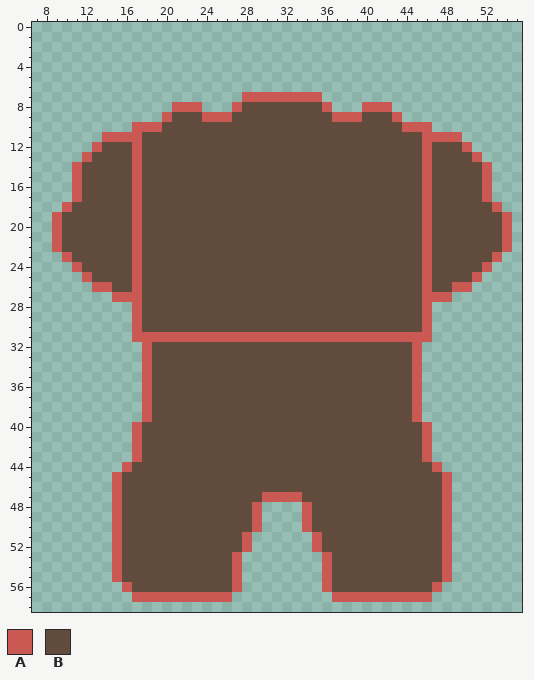
A pixel-art file gets an edit: Sprites/Icon_Items/steel_armor.ase. This is how it looked before the edit.
64x64 pixels, 1 frame. Shown: x 7..55, y 0..58.
Palette (. is transparent): A #ca5954  B #604b3d
Pixels before (only the part around the change), first column x 7:
 0 .................................................
 1 .................................................
 2 .................................................
 3 .................................................
 4 .................................................
 5 .................................................
 6 .................................................
 7 .....................AAAAAAAA....................
 8 ..............AAA...ABBBBBBBBA...AAA.............
 9 .............ABBBAAABBBBBBBBBBAAABBBA............
10 ..........AAABBBBBBBBBBBBBBBBBBBBBBBBAAA.........
11 .......AAAABBBBBBBBBBBBBBBBBBBBBBBBBBBBAAAA......
12 ......ABBBABBBBBBBBBBBBBBBBBBBBBBBBBBBBABBBA.....
13 .....ABBBBABBBBBBBBBBBBBBBBBBBBBBBBBBBBABBBBA....
14 ....ABBBBBABBBBBBBBBBBBBBBBBBBBBBBBBBBBABBBBBA...
15 ....ABBBBBABBBBBBBBBBBBBBBBBBBBBBBBBBBBABBBBBA...
16 ....ABBBBBABBBBBBBBBBBBBBBBBBBBBBBBBBBBABBBBBA...
17 ....ABBBBBABBBBBBBBBBBBBBBBBBBBBBBBBBBBABBBBBA...
18 ...ABBBBBBABBBBBBBBBBBBBBBBBBBBBBBBBBBBABBBBBBA..
19 ..ABBBBBBBABBBBBBBBBBBBBBBBBBBBBBBBBBBBABBBBBBBA.
20 ..ABBBBBBBABBBBBBBBBBBBBBBBBBBBBBBBBBBBABBBBBBBA.
21 ..ABBBBBBBABBBBBBBBBBBBBBBBBBBBBBBBBBBBABBBBBBBA.
22 ..ABBBBBBBABBBBBBBBBBBBBBBBBBBBBBBBBBBBABBBBBBBA.
23 ...ABBBBBBABBBBBBBBBBBBBBBBBBBBBBBBBBBBABBBBBBA..
24 ....ABBBBBABBBBBBBBBBBBBBBBBBBBBBBBBBBBABBBBBA...
25 .....ABBBBABBBBBBBBBBBBBBBBBBBBBBBBBBBBABBBBA....
26 ......AABBABBBBBBBBBBBBBBBBBBBBBBBBBBBBABBAA.....
27 ........AAABBBBBBBBBBBBBBBBBBBBBBBBBBBBAAA.......
28 ..........ABBBBBBBBBBBBBBBBBBBBBBBBBBBBA.........
29 ..........ABBBBBBBBBBBBBBBBBBBBBBBBBBBBA.........
30 ..........ABBBBBBBBBBBBBBBBBBBBBBBBBBBBA.........
31 ..........AAAAAAAAAAAAAAAAAAAAAAAAAAAAAA.........
32 ...........ABBBBBBBBBBBBBBBBBBBBBBBBBBA..........
33 ...........ABBBBBBBBBBBBBBBBBBBBBBBBBBA..........
34 ...........ABBBBBBBBBBBBBBBBBBBBBBBBBBA..........
35 ...........ABBBBBBBBBBBBBBBBBBBBBBBBBBA..........
36 ...........ABBBBBBBBBBBBBBBBBBBBBBBBBBA..........
37 ...........ABBBBBBBBBBBBBBBBBBBBBBBBBBA..........
38 ...........ABBBBBBBBBBBBBBBBBBBBBBBBBBA..........
39 ...........ABBBBBBBBBBBBBBBBBBBBBBBBBBA..........
40 ..........ABBBBBBBBBBBBBBBBBBBBBBBBBBBBA.........
41 ..........ABBBBBBBBBBBBBBBBBBBBBBBBBBBBA.........
42 ..........ABBBBBBBBBBBBBBBBBBBBBBBBBBBBA.........
43 ..........ABBBBBBBBBBBBBBBBBBBBBBBBBBBBA.........
44 .........ABBBBBBBBBBBBBBBBBBBBBBBBBBBBBBA........
45 ........ABBBBBBBBBBBBBBBBBBBBBBBBBBBBBBBBA.......
46 ........ABBBBBBBBBBBBBBBBBBBBBBBBBBBBBBBBA.......
47 ........ABBBBBBBBBBBBBBAAAABBBBBBBBBBBBBBA.......
48 ........ABBBBBBBBBBBBBA....ABBBBBBBBBBBBBA.......
49 ........ABBBBBBBBBBBBBA....ABBBBBBBBBBBBBA.......
50 ........ABBBBBBBBBBBBBA....ABBBBBBBBBBBBBA.......
51 ........ABBBBBBBBBBBBA......ABBBBBBBBBBBBA.......
52 ........ABBBBBBBBBBBBA......ABBBBBBBBBBBBA.......
53 ........ABBBBBBBBBBBA........ABBBBBBBBBBBA.......
54 ........ABBBBBBBBBBBA........ABBBBBBBBBBBA.......
55 ........ABBBBBBBBBBBA........ABBBBBBBBBBBA.......
56 .........ABBBBBBBBBBA........ABBBBBBBBBBA........
57 ..........AAAAAAAAAA..........AAAAAAAAAA.........
58 .................................................
The result:
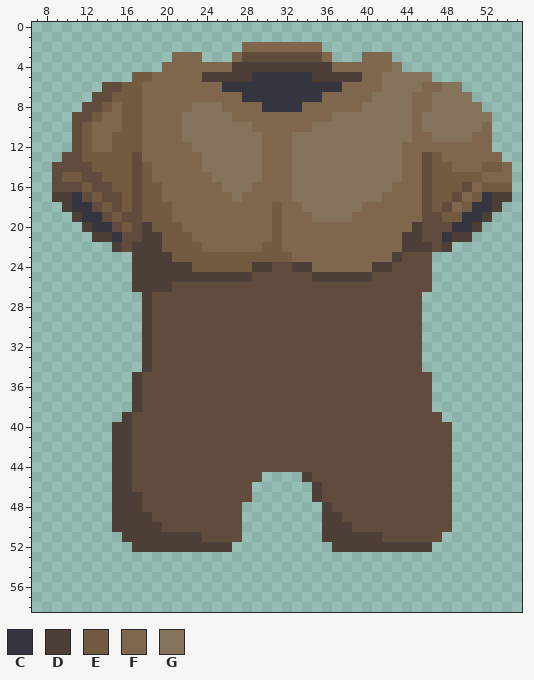
Colours new in this view: C #353540  D #4d3f38  E #735b42  F #7e674c  G #86735b
From old to new:
Changed rows in their new state; - is an unchanged pixel.
Layer "Layer 2":
first column x 9:
 2 -------------------FFFFFFFF-------------------
 3 ------------FFF---FBBBBBBBBF---FFF------------
 4 -----------FFFFFFFDDDDDDDDDDFFFFFFG-----------
 5 --------EEFFFFFDDDDDCCCCCCDDDDDFFGGGGG--------
 6 -----BBEEFFFFFFFFCCCCCCCCCCCCFFFFGGGGFFGG-----
 7 ----BBEEEFFFFFFFFFFCCCCCCCCFFFFFGGGGFFGGGG----
 8 ---BBEFEEFFFFFGGGFFFFCCCCFFFFFFGGGGGFFGGGGG---
 9 --BBEFFEEFFFFGGGGGFFFFFFFFFFGGGGGGGGFGGGGGGG--
10 --BEFFFEEFFFFGGGGGGGFFFFFFGGGGGGGGGGFGGGGGGF--
11 --BEFFEEEFFFFGGGGGGGGFFFGGGGGGGGGGGGFFGGGGFF--
12 --BEFFEEEFFFFFGGGGGGGFFFGGGGGGGGGGGFFFFFFFFF--
13 -BBEEEEEBFFFFFFGGGGGGFFFGGGGGGGGGGGFFBEFFFFFF-
14 BBB-EEEEBEFFFFFGGGGGGFFFGGGGGGGGGGGFFBEEFFFEEF
15 BEE--EEEBEFFFFFFGGGGGFFFGGGGGGGGGGGFFBEEEEEFFF
16 BBBE--EEBEEFFFFFFGGGFFFFGGGGGGGGGGFFFBEEE-FEEE
17 DDC-E--EBEEFFFFFFFGFFFFFGGGGGGGGGFFFFBEE-FECDD
18 -DCC-E-EBEEEFFFFFFFFFFEFFGGGGGGFFFFFFBE-FECCD-
19 ..DCC-E-BEEEFFFFFFFFFFEFFFGGGGFFFFFFFB-EECCD..
20 ...DCC-EBDEEEFFFFFFFFFEFFFFFFFFFFFFFDB--CCD...
21 ....DDC-BDDEEEFFFFFFFFEFFFFFFFFFFFFDDB-CDD....
22 ......D-DDDEEEEFFFFFFEEFFFFFFFFFFFFDDD-D......
23 -.......DDDDEEEEEEEEEEEEFFFFFFFFFFD--B.......-
24 --......DDDDDDEEEEEEDD--DDFFFFFFDD---B......--
25 ---.....DDDDDDDDDDDD------DDDDDD-----B.....---
26 ----....DDDD-------------------------B....----
27 ------...D---------------------------...------
28 --------.D---------------------------.--------
29 --------.D---------------------------.--------
30 --------.D---------------------------.--------
31 --------.DBBBBBBBBBBBBBBBBBBBBBBBBBBB.--------
32 ---------D--------------------------B---------
33 ---------D--------------------------B---------
34 ---------D--------------------------B---------
35 --------DB--------------------------BB--------
36 --------DB--------------------------BB--------
37 --------DB--------------------------BB--------
38 --------DB--------------------------BB--------
39 -------DBB--------------------------BBB-------
40 ------DDB----------------------------BBB------
41 ------DDB----------------------------BBB------
42 ------DDB----------------------------BBB------
43 ------DDB----------------------------BBB------
44 ------DD------------------------------BB------
45 ------DD-------------....D-------------B------
46 ------DD------------......D------------B------
47 ------DDD-----------......D------------B------
48 ------DDD----------..----..D-----------B------
49 ------DDDD---------..----..DD----------B------
50 ------DDDDD--------..----..DDD---------B------
51 ------.DDDDDDDD----.------.DDDDDD------.------
52 ------..DDDDDDDDDD..------..DDDDDDDDDD..------
53 ------.............--------.............------
54 ------.............--------.............------
55 ------.............--------.............------
56 -------............--------............-------
57 --------..........----------..........--------
